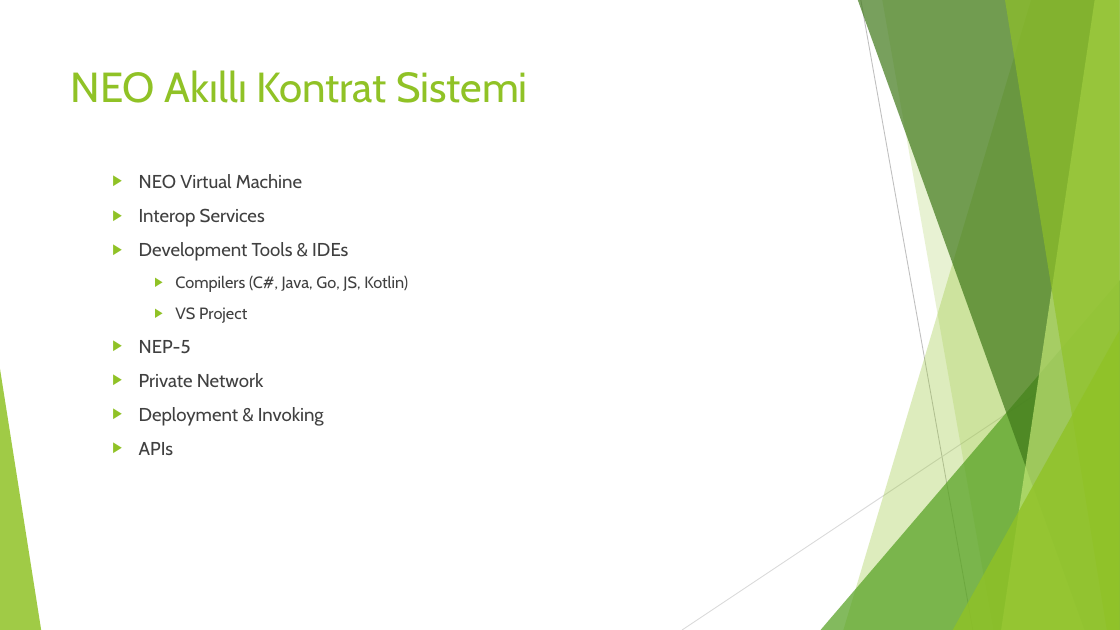
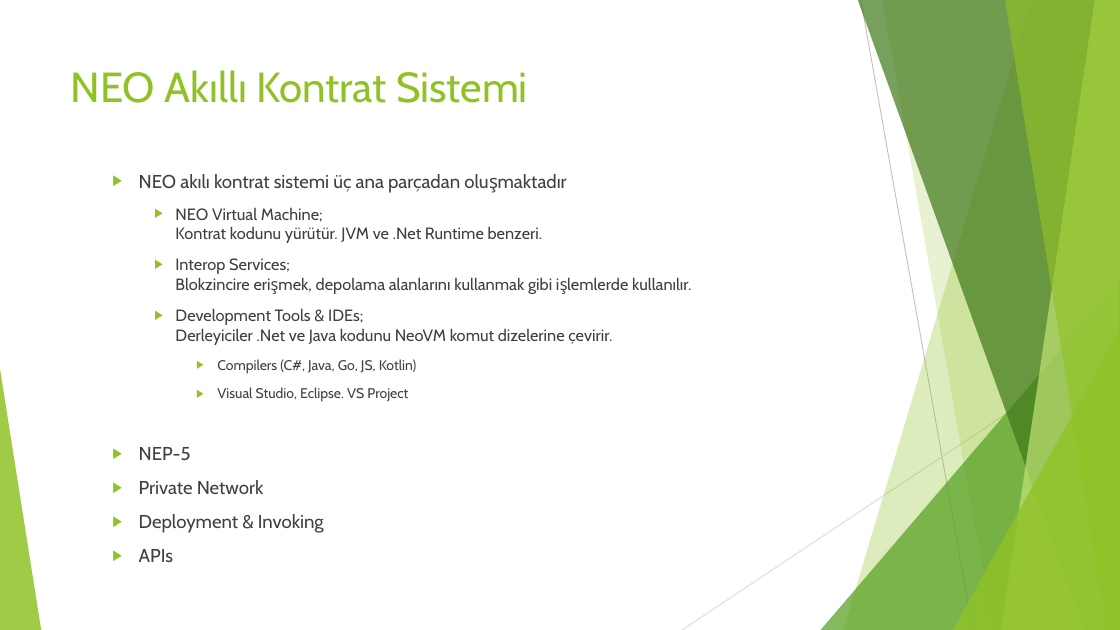
Before and after one commit to NeoBlockchainTurkey/SunumDosyalari, a slide deck: slide 12 of 12.05.2018 Marmara Blockchain Day/NEO Blokzinciri.pptx (slide 11 before the commit). Drawn at 1120x630 pixels with LibreOffice and Linux fonts; fonts in the diff are those of the drawing. Boxes give left, top, right and bottom in pixels: in the first picture for what was removed or moved away, otherwise in the second. Text is boxed around its words. In the diff, an @@ line names an element or a change of style, - is before the commit and + after.

```diff
--- a/12.05.2018 Marmara Blockchain Day/NEO Blokzinciri.pptx
+++ b/12.05.2018 Marmara Blockchain Day/NEO Blokzinciri.pptx
@@ text at <box>139,174,691,345</box>: text changed; size 16 to 14 pt @@
-  ▶ NEO Virtual Machine
-  ▶ Interop Services
-  ▶ Development Tools & IDEs
+  ▶ NEO akılı kontrat sistemi üç ana parçadan oluşmaktadır
+    ▶ NEO Virtual Machine;
+      Kontrat kodunu yürütür. JVM ve .Net Runtime benzeri.
+    ▶ Interop Services;
+      Blokzincire erişmek, depolama alanlarını kullanmak gibi işlemlerde kullanılır.
+    ▶ Development Tools & IDEs;
+      Derleyiciler .Net ve Java kodunu NeoVM komut dizelerine çevirir.
@@ text at <box>217,359,416,374</box>: size 14 to 12 pt in "Compilers (C#, Java, Go, JS, Kotlin)"; list level 3 to 4 in "Compilers (C#, Java, Go, JS, ..." @@
@@ text at <box>217,387,408,402</box>: text changed; size 14 to 12 pt @@
-    ▶ VS Project
+      ▶ Visual Studio, Eclipse. VS Project
```
Also in this commit, not shown: 2 other slides changed, 7 slides added, 17 slides removed, 10 other files.
